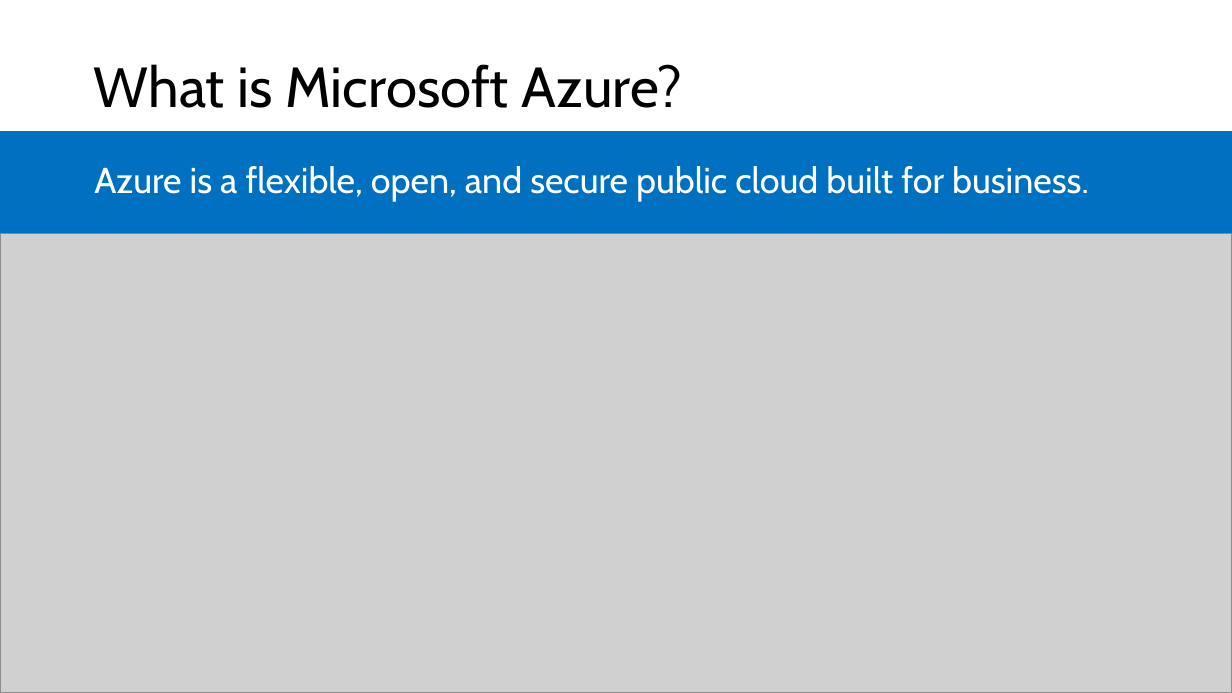
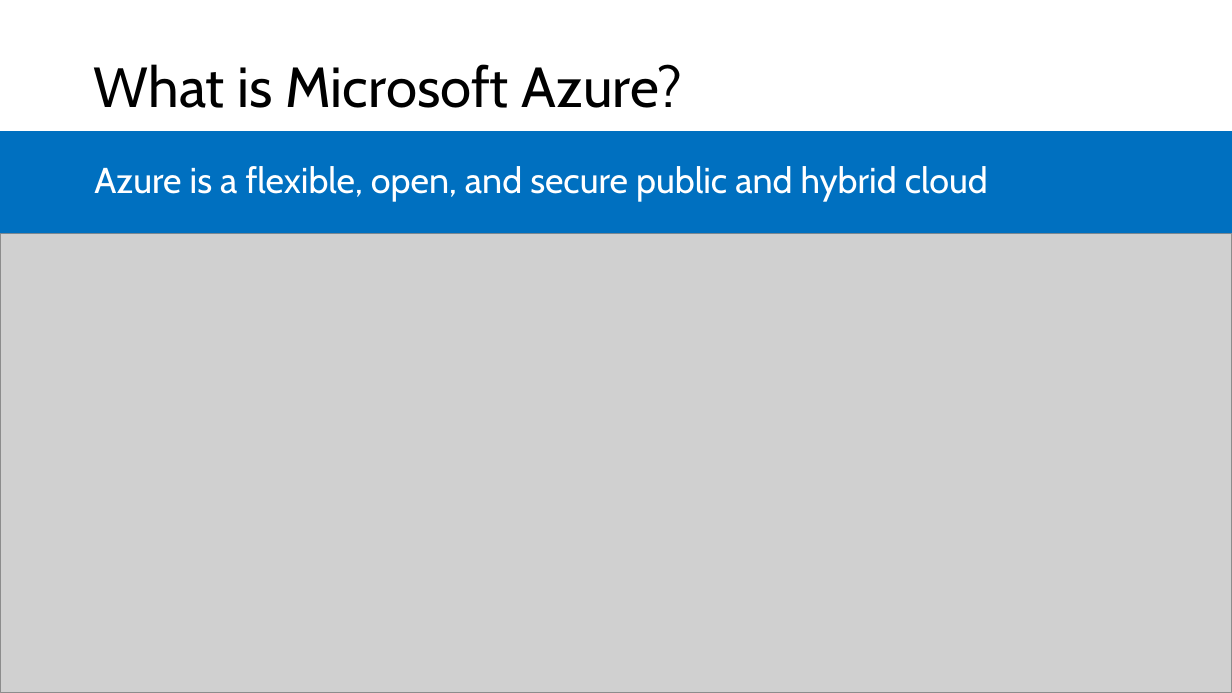
Before and after one commit to microsoft/AcademicContent, a slide deck: slide 4 of Complimentary Course Content/Module1/Lessons/Module1_Lesson3 Services in Azure.pptx. Drawn at 1232x693 pixels with LibreOffice and Linux fonts; fonts in the diff are those of the drawing; grey boxes stand for pictures. Boxes give left, top, right and bottom in pixels: in the first picture for what was removed or moved away, otherwise in the second. Text is boxed around its words. In the diff, an @@ line names an element or a change of style, - is before the commit and + after.

```diff
--- a/Complimentary Course Content/Module1/Lessons/Module1_Lesson3 Services in Azure.pptx
+++ b/Complimentary Course Content/Module1/Lessons/Module1_Lesson3 Services in Azure.pptx
@@ text at (94,166,988,202): text changed @@
-Azure is a flexible, open, and secure public cloud built for business.
+Azure is a flexible, open, and secure public and hybrid cloud
```
Also in this commit, not shown: 2 other files.
